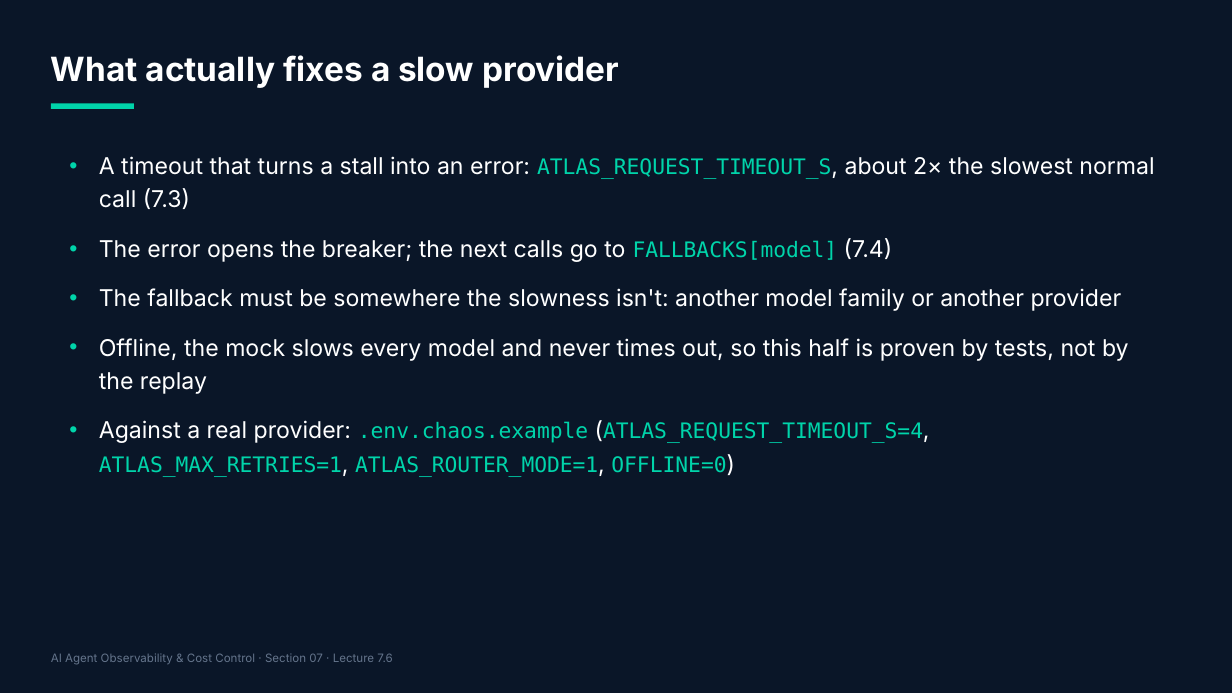
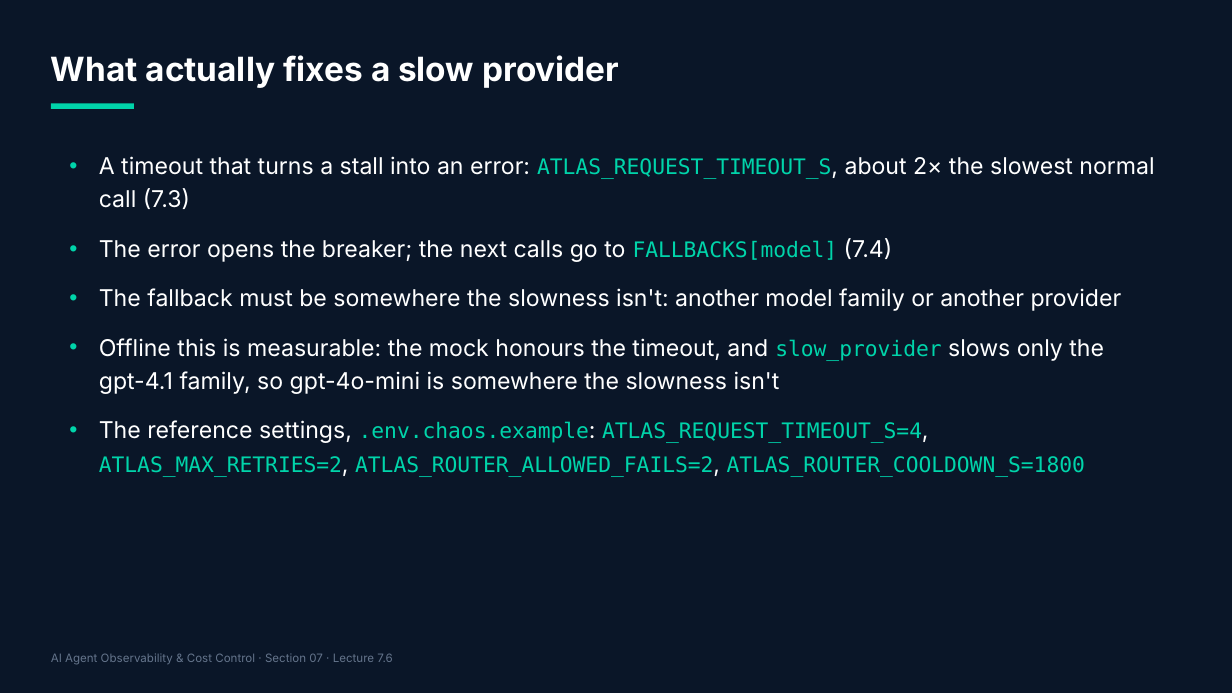
Before and after one commit to adithyagithub27/Course, a slide deck: slide 37 of agent-observability-course/10-graphics/slides/section-07.pptx. Drawn at 1232x693 pixels with LibreOffice and Linux fonts; fonts in the diff are those of the drawing. Boxes give left, top, right and bottom in pixels: in the first picture for what was removed or moved away, otherwise in the second. Text is boxed around its words. In the diff, an @@ line names an element or a change of style, - is before the commit and + after.

```diff
--- a/agent-observability-course/10-graphics/slides/section-07.pptx
+++ b/agent-observability-course/10-graphics/slides/section-07.pptx
@@ text at (x1=99, y1=338, x2=1104, y2=477): text changed @@
-• Offline, the mock slows every model and never times out, so this half is proven by tests, not by the replay
-• Against a real provider: .env.chaos.example (ATLAS_REQUEST_TIMEOUT_S=4, ATLAS_MAX_RETRIES=1, ATLAS_ROUTER_MODE=1, OFFLINE=0)
+• Offline this is measurable: the mock honours the timeout, and slow_provider slows only the gpt-4.1 family, so gpt-4o-mini is somewhere the slowness isn't
+• The reference settings, .env.chaos.example: ATLAS_REQUEST_TIMEOUT_S=4, ATLAS_MAX_RETRIES=2, ATLAS_ROUTER_ALLOWED_FAILS=2, ATLAS_ROUTER_COOLDOWN_S=1800
```
Also in this commit, not shown: 3 other slides changed, 22 other files.
